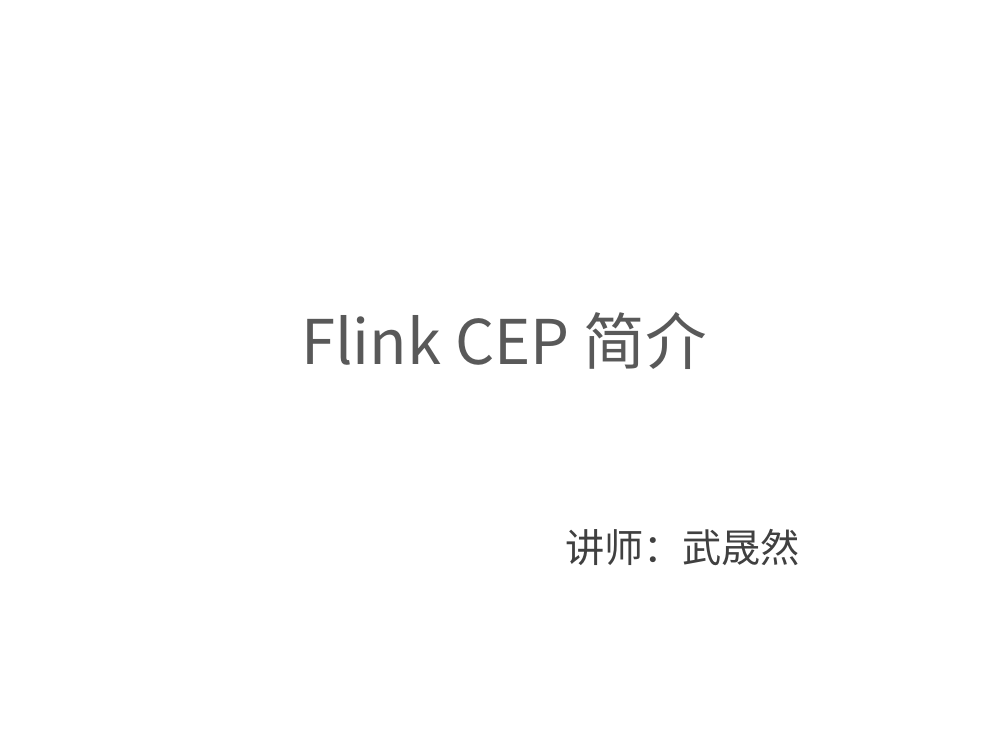
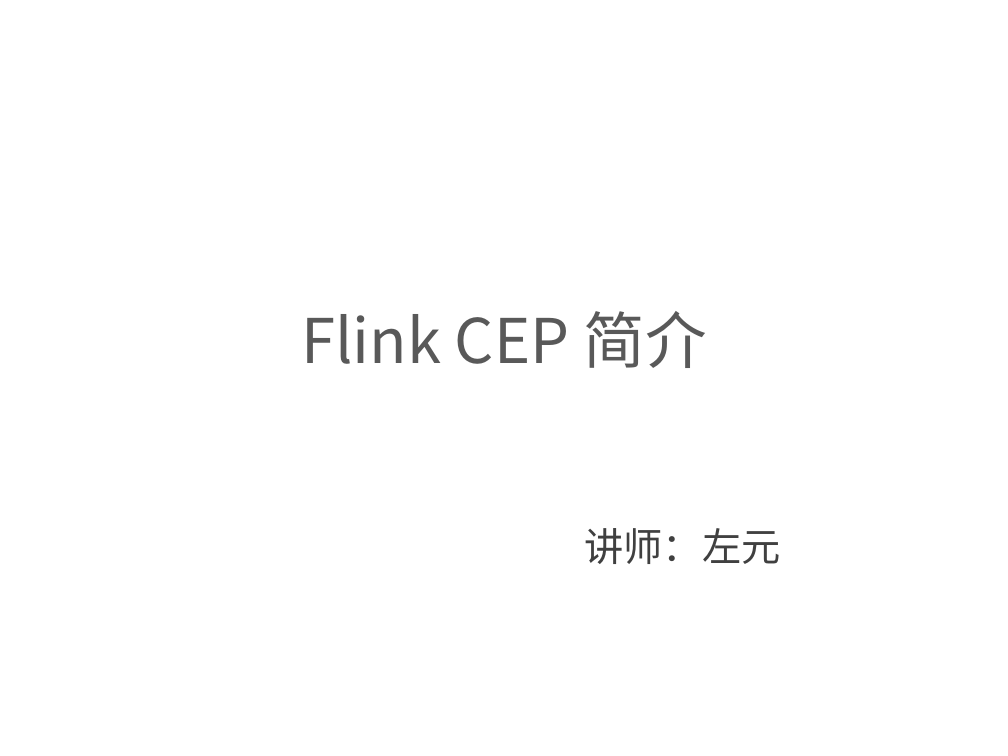
Before and after one commit to confucianzuoyuan/flink-tutorial, a slide deck: slide 1 of slides/8_Flink CEP简介.pptx. Drawn at 1008x756 pixels with LibreOffice and Linux fonts; fonts in the diff are those of the drawing; background and template pictures are left out. Boxes give left, top, right and bottom in pixels: in the first picture for what was removed or moved away, otherwise in the second. Text is boxed around its words. In the diff, an @@ line names an element or a change of style, - is before the commit and + after.

```diff
--- a/slides/8_Flink CEP简介.pptx
+++ b/slides/8_Flink CEP简介.pptx
@@ text at (585,528,781,564): text changed @@
-讲师：武晟然
+讲师：左元
```
Also in this commit, not shown: 13 other slides changed, 1 slide added, 6 other files.
